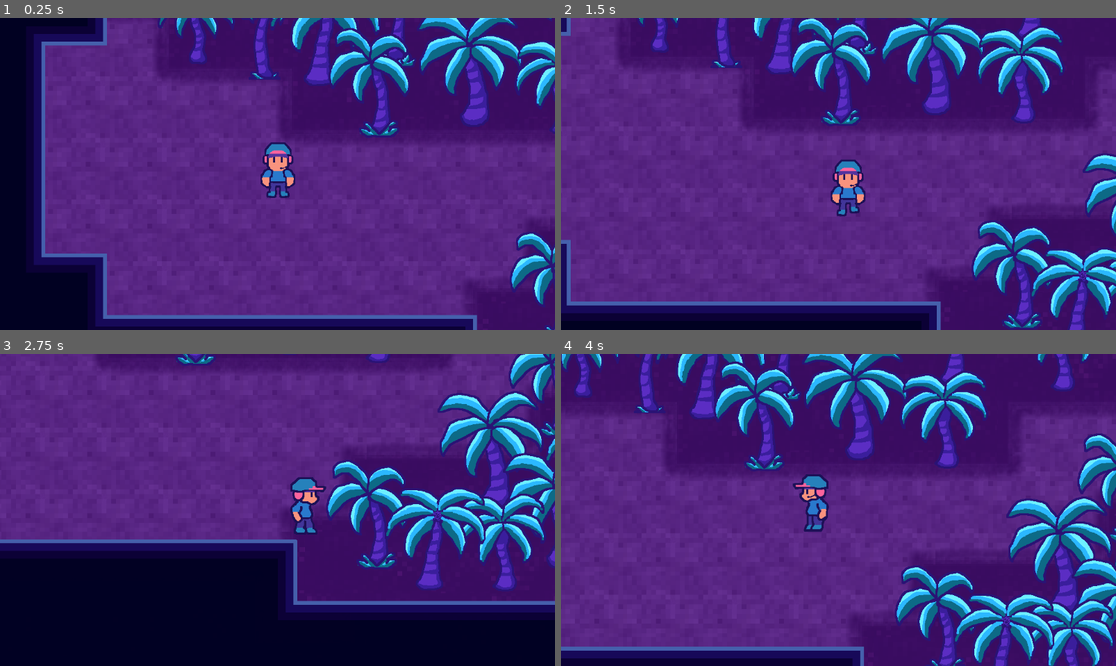
Above: before the commit, frames 1-4 (two rows, left to right).
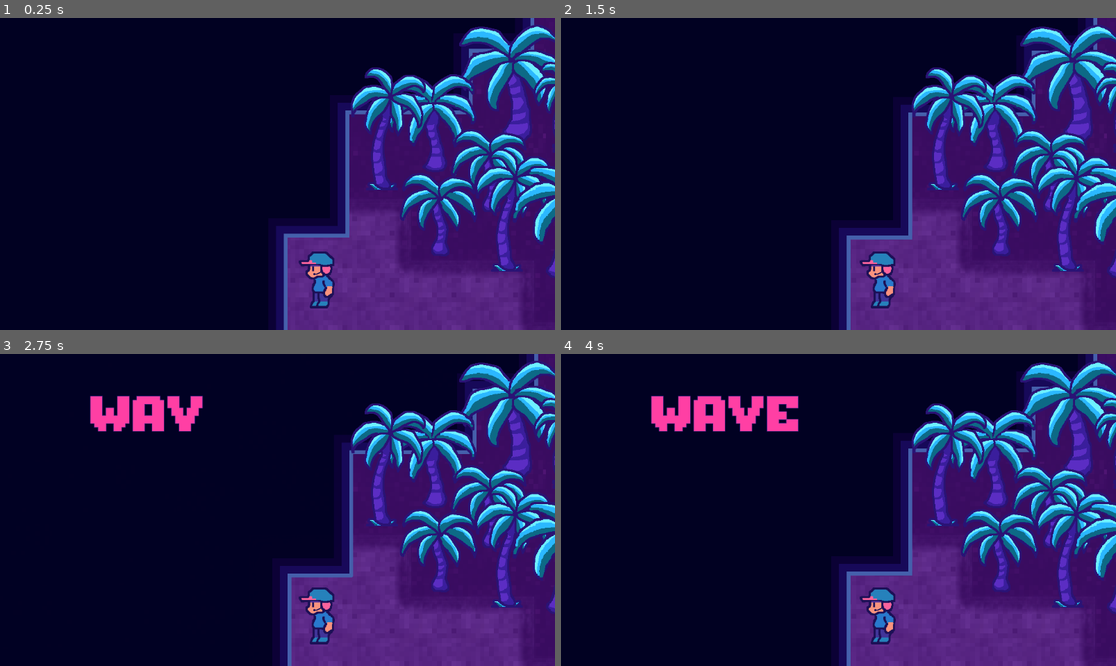
Above: after the commit, the same moments.

Repository: dougwhite/wave-length
Game: Godot game, scene res://scenes/game.tscn
Two runs of this game, one before a commit and one after it. Both use one fixed random seed, a clock stepped at 60 frames per second and the inputs below.
Inputs:
- Up to frame 1 (0.25 s): no input
- Up to frame 2 (1.5 s): tap Enter (ui_accept) at 0.5, 1.35 s; hold Right (move_right) 0.53-1.28 s; hold Enter (ui_accept) 0.53-1.28 s; hold S (move_down) from 1.28 s (still down)
- Up to frame 3 (2.75 s): tap Enter (ui_accept) at 1.52, 1.82 s; release S (move_down) at 2.03 s; hold Right (move_right) from 2.03 s (still down); hold Enter (ui_accept) from 2.03 s (still down)
- Up to frame 4 (4 s): release Right (move_right) at 2.78 s; release Enter (ui_accept) at 2.78 s; hold Up (move_up) 2.78-3.53 s; tap Enter (ui_accept) at 2.85, 3.02, 3.32 s; hold Left (move_left) from 3.53 s (still down); hold Enter (ui_accept) from 3.53 s (still down)

The runs differ from the first frame. In frame 1, 78% of the frame differs, in the area x 6-100%, y 0-100%; in frame 2, 87%; in frame 3, 73%; in frame 4, 91%, in the area x 0-100%, y 0-100%.

Commit message:
Added title screen and background music (.ogg not commited to git, awaiting licensee approval)

Diff:
--- /dev/null
+++ b/default_bus_layout.tres
@@ -0,0 +1,15 @@
+[gd_resource type="AudioBusLayout" format=3 uid="uid://ck2qfxydytio4"]
+
+[resource]
+bus/1/name = &"Background Music"
+bus/1/solo = false
+bus/1/mute = false
+bus/1/bypass_fx = false
+bus/1/volume_db = -2.9190547
+bus/1/send = &"Master"
+bus/2/name = &"Ambience"
+bus/2/solo = false
+bus/2/mute = false
+bus/2/bypass_fx = false
+bus/2/volume_db = -24.93886
+bus/2/send = &"Master"
--- a/scenes/game.tscn
+++ b/scenes/game.tscn
@@ -1,5 +1,6 @@
-[gd_scene load_steps=20 format=4 uid="uid://bitk03lsj4gwk"]
-
+[gd_scene load_steps=24 format=4 uid="uid://bitk03lsj4gwk"]
+
+[ext_resource type="Script" uid="uid://b2xb7jvmxlfok" path="res://scripts/game.gd" id="1_ca42v"]
 [ext_resource type="Texture2D" uid="uid://68ynldakbewt" path="res://art/tileset-water.png" id="1_uwrxv"]
 [ext_resource type="Texture2D" uid="uid://qn65kok013c8" path="res://art/tileset-sand.png" id="1_yqjtg"]
 [ext_resource type="Texture2D" uid="uid://c3lfi6o0ptylq" path="res://art/tileset-sand-path.png" id="2_dinhu"]
@@ -12,6 +13,9 @@
 [ext_resource type="PackedScene" uid="uid://6p7tluls4xk2" path="res://scenes/trees/tree6.tscn" id="9_vtaks"]
 [ext_resource type="PackedScene" uid="uid://cpj3orbqvdpt0" path="res://scenes/trees/tree7.tscn" id="10_kvpfn"]
 [ext_resource type="PackedScene" uid="uid://bl8fgawafljpl" path="res://scenes/trees/tree8.tscn" id="11_dinhu"]
+[ext_resource type="AudioStream" uid="uid://dssx28ig6jy5j" path="res://music/pizzadoggy.itch.io/Floating Dream.ogg" id="13_kvuet"]
+[ext_resource type="AudioStream" uid="uid://cs3iyof5qcfoy" path="res://music/ocean-min.mp3" id="15_ca42v"]
+[ext_resource type="PackedScene" uid="uid://5s53qigdv6r7" path="res://scenes/title.tscn" id="15_ir15t"]
 
 [sub_resource type="TileSetAtlasSource" id="TileSetAtlasSource_lnu2h"]
 texture = ExtResource("1_yqjtg")
@@ -1242,31 +1246,37 @@
 sources/4 = SubResource("TileSetAtlasSource_iywne")
 
 [node name="Game" type="Node2D"]
+script = ExtResource("1_ca42v")
 
 [node name="Background Tiles" type="TileMapLayer" parent="."]
 tile_map_data = PackedByteArray("AAAAAPz/AQACAAEAAAAAAP3/AQAAAAIAAAAAAP7/AQABAAEAAAAAAP//AQABAAMAAAAAAAAAAQACAAEAAAAAAA …(31296 unchanged characters)…
 tile_set = SubResource("TileSet_lbhrr")
+metadata/_edit_lock_ = true
 
 [node name="Sandy Path Tiles" type="TileMapLayer" parent="."]
 tile_map_data = PackedByteArray("AAACAAMAAAAKAAEAAAACAAIAAAAKAAEAAAABAAMAAAAKAAEAAAABAAIAAAAKAAEAAAABAAQAAAALAAMAAAAAAA …(5904 unchanged characters)…
 tile_set = SubResource("TileSet_trtic")
+metadata/_edit_lock_ = true
 
 [node name="Water Tiles" type="TileMapLayer" parent="."]
 tile_map_data = PackedByteArray("AAD9//j/AwAKAAEAAAD9//n/AwAKAAEAAAD9//r/AwAKAAEAAAD9//v/AwAKAAEAAAD9//z/AwAKAAEAAAD9// …(31616 unchanged characters)…
 tile_set = SubResource("TileSet_lnu2h")
+metadata/_edit_lock_ = true
 
 [node name="Objects" type="Node2D" parent="."]
 y_sort_enabled = true
 
 [node name="Player" parent="Objects" instance=ExtResource("3_lnu2h")]
-position = Vector2(587, 421)
+position = Vector2(173, 251)
 
 [node name="Camera2D" type="Camera2D" parent="Objects/Player"]
-position = Vector2(-1, -50)
+position = Vector2(-90, -279)
 position_smoothing_enabled = true
 
 [node name="Trees" type="Node2D" parent="Objects"]
 y_sort_enabled = true
+metadata/_edit_lock_ = true
+metadata/_edit_group_ = true
 
 [node name="Tree" parent="Objects/Trees" instance=ExtResource("4_lbhrr")]
 position = Vector2(670, 195)
@@ -1474,7 +1484,7 @@
 position = Vector2(1337, -2088)
 
 [node name="Tree68" parent="Objects/Trees" instance=ExtResource("5_u5sy4")]
-position = Vector2(1461, -1964)
+position = Vector2(1439, -2023)
 
 [node name="Tree69" parent="Objects/Trees" instance=ExtResource("5_u5sy4")]
 position = Vector2(1736, -2146)
@@ -1582,7 +1592,7 @@
 position = Vector2(1046, -1691)
 
 [node name="Tree104" parent="Objects/Trees" instance=ExtResource("6_gee14")]
-position = Vector2(1230, -1987)
+position = Vector2(1219, -2035)
 
 [node name="Tree105" parent="Objects/Trees" instance=ExtResource("6_gee14")]
 position = Vector2(1607, -2077)
@@ -1777,7 +1787,7 @@
 position = Vector2(3536, 408)
 
 [node name="Tree165" parent="Objects/Trees" instance=ExtResource("7_0tnpc")]
-position = Vector2(3775, 356)
+position = Vector2(3731, 394)
 
 [node name="Tree166" parent="Objects/Trees" instance=ExtResource("7_0tnpc")]
 position = Vector2(3894, -178)
@@ -1900,7 +1910,7 @@
 position = Vector2(2078, 636)
 
 [node name="Tree210" parent="Objects/Trees" instance=ExtResource("10_kvpfn")]
-position = Vector2(3677, 429)
+position = Vector2(3777, 529)
 
 [node name="Tree211" parent="Objects/Trees" instance=ExtResource("10_kvpfn")]
 position = Vector2(3946, -524)
@@ -1909,10 +1919,10 @@
 position = Vector2(3668, -1071)
 
 [node name="Tree213" parent="Objects/Trees" instance=ExtResource("10_kvpfn")]
-position = Vector2(3418, -1359)
+position = Vector2(3426, -1242)
 
 [node name="Tree214" parent="Objects/Trees" instance=ExtResource("10_kvpfn")]
-position = Vector2(3012, -1505)
+position = Vector2(2973, -1466)
 
 [node name="Tree215" parent="Objects/Trees" instance=ExtResource("10_kvpfn")]
 position = Vector2(2833, -1717)
@@ -1990,7 +2000,7 @@
 position = Vector2(3659, 98)
 
 [node name="Tree240" parent="Objects/Trees" instance=ExtResource("11_dinhu")]
-position = Vector2(3786, 386)
+position = Vector2(3847, 181)
 
 [node name="Tree241" parent="Objects/Trees" instance=ExtResource("11_dinhu")]
 position = Vector2(2810, 537)
@@ -2041,13 +2051,13 @@
 position = Vector2(3566, -1029)
 
 [node name="Tree257" parent="Objects/Trees" instance=ExtResource("11_dinhu")]
-position = Vector2(3934, -1057)
+position = Vector2(3945, -1000)
 
 [node name="Tree258" parent="Objects/Trees" instance=ExtResource("11_dinhu")]
 position = Vector2(2057, -2137)
 
 [node name="Tree259" parent="Objects/Trees" instance=ExtResource("11_dinhu")]
-position = Vector2(1850, -2278)
+position = Vector2(1853, -2252)
 
 [node name="Tree260" parent="Objects/Trees" instance=ExtResource("11_dinhu")]
 position = Vector2(1308, -2273)
@@ -2075,3 +2085,24 @@
 
 [node name="Tree268" parent="Objects/Trees" instance=ExtResource("11_dinhu")]
 position = Vector2(1568, -748)
+
+[node name="Audio" type="Node" parent="."]
+
+[node name="Background Music" type="AudioStreamPlayer" parent="Audio"]
+stream = ExtResource("13_kvuet")
+autoplay = true
+bus = &"Background Music"
+
+[node name="OceanWaves" type="AudioStreamPlayer" parent="Audio"]
+stream = ExtResource("15_ca42v")
+autoplay = true
+bus = &"Ambience"
+
+[node name="Title" parent="." instance=ExtResource("15_ir15t")]
+offset_left = -308.0
+offset_top = -291.0
+offset_right = -268.0
+offset_bottom = -251.0
+force_cinematic = true
+
+[connection signal="start_game" from="Title" to="." method="_on_title_start_game"]
--- a/scenes/player.tscn
+++ b/scenes/player.tscn
@@ -1,7 +1,7 @@
 [gd_scene load_steps=53 format=3 uid="uid://6qbwqkaei480"]
 
 [ext_resource type="Texture2D" uid="uid://cjvcw2s5oykwu" path="res://art/harry.png" id="1_3vyb7"]
-[ext_resource type="Script" uid="uid://85pb6qh8oce0" path="res://scenes/player.gd" id="1_g2els"]
+[ext_resource type="Script" uid="uid://85pb6qh8oce0" path="res://scripts/player.gd" id="1_g2els"]
 
 [sub_resource type="AtlasTexture" id="AtlasTexture_g2els"]
 atlas = ExtResource("1_3vyb7")
@@ -392,9 +392,8 @@
 
 [node name="AnimatedSprite2D" type="AnimatedSprite2D" parent="."]
 sprite_frames = SubResource("SpriteFrames_tuyoq")
-animation = &"walk_left"
-autoplay = "idle_down"
-frame_progress = 0.61326355
+animation = &"idle_left"
+autoplay = "idle_left"
 offset = Vector2(0, -60)
 
 [node name="CollisionShape2D" type="CollisionShape2D" parent="."]
--- /dev/null
+++ b/scenes/title.tscn
@@ -0,0 +1,65 @@
+[gd_scene load_steps=5 format=3 uid="uid://5s53qigdv6r7"]
+
+[ext_resource type="FontFile" uid="uid://m5i6ula2m2pt" path="res://fonts/nimblebeastscollective.itch.io/KarenFat.ttf" id="1_p6dhs"]
+[ext_resource type="Script" uid="uid://dxq5bsvl07654" path="res://scripts/title.gd" id="1_pyl7j"]
+[ext_resource type="FontFile" uid="uid://djanuc3wln34u" path="res://fonts/nimblebeastscollective.itch.io/TinyUnicode.ttf" id="2_pyl7j"]
+[ext_resource type="FontFile" uid="uid://bflvrjrnrrjgu" path="res://fonts/nimblebeastscollective.itch.io/Habbo.ttf" id="3_b3w7a"]
+
+[node name="Title" type="Control"]
+layout_mode = 3
+anchors_preset = 0
+offset_right = 40.0
+offset_bottom = 40.0
+script = ExtResource("1_pyl7j")
+
+[node name="WAVE" type="Label" parent="."]
+layout_mode = 0
+offset_left = 3.0
+offset_top = 3.0
+offset_right = 315.0
+offset_bottom = 131.0
+theme_override_colors/font_color = Color(1, 0.24705882, 0.6431373, 1)
+theme_override_colors/font_outline_color = Color(0.22745098, 0.11372549, 0.45882353, 1)
+theme_override_constants/outline_size = 5
+theme_override_fonts/font = ExtResource("1_p6dhs")
+theme_override_font_sizes/font_size = 128
+text = "WAVE"
+
+[node name="slash" type="Label" parent="."]
+layout_mode = 0
+offset_left = 315.0
+offset_top = 11.0
+offset_right = 364.0
+offset_bottom = 123.0
+theme_override_colors/font_color = Color(1, 0.6392157, 0.42352942, 1)
+theme_override_colors/font_outline_color = Color(0.16470589, 0.07450981, 0.34901962, 1)
+theme_override_constants/outline_size = 5
+theme_override_fonts/font = ExtResource("1_p6dhs")
+theme_override_font_sizes/font_size = 112
+text = "/"
+
+[node name="LENGTH" type="Label" parent="."]
+layout_mode = 0
+offset_left = 8.0
+offset_top = 46.0
+offset_right = 346.0
+offset_bottom = 205.0
+theme_override_colors/font_color = Color(0.16862746, 0.72156864, 1, 1)
+theme_override_colors/font_outline_color = Color(0.050980393, 0.41568628, 0.5254902, 1)
+theme_override_constants/outline_size = 5
+theme_override_fonts/font = ExtResource("2_pyl7j")
+theme_override_font_sizes/font_size = 200
+text = "LENGTH"
+
+[node name="prompt" type="Label" parent="."]
+layout_mode = 0
+offset_left = 46.0
+offset_top = 278.0
+offset_right = 295.0
+offset_bottom = 306.0
+theme_override_colors/font_color = Color(1, 0.6392157, 0.42352942, 1)
+theme_override_colors/font_outline_color = Color(0.050980393, 0.41568628, 0.5254902, 1)
+theme_override_constants/outline_size = 5
+theme_override_fonts/font = ExtResource("3_b3w7a")
+theme_override_font_sizes/font_size = 32
+text = "[ PRESS SPACE TO BEGIN ]"
--- /dev/null
+++ b/scripts/game.gd
@@ -0,0 +1,22 @@
+extends Node2D
+
+@onready var player = $Objects/Player
+@onready var camera_2d = $Objects/Player/Camera2D
+@onready var title = $Title
+
+func _ready():
+	# Disable the player input when we first get into the game
+	player.input_enabled = false
+
+# On Title node releasing / fading out, we can start the game
+func _on_title_start_game() -> void:
+
+	# Create a tween for the camera position to center it on the player
+	var tween = create_tween()
+	tween.tween_property(camera_2d, "position", Vector2(0, -64.0), 1.0) \
+			.set_trans(Tween.TRANS_SINE) \
+			.set_ease(Tween.EASE_OUT)
+	await tween.finished
+
+	# Re-enable player input
+	player.input_enabled = true
--- a/scenes/player.gd
+++ b/scripts/player.gd
@@ -1,11 +1,16 @@
 extends CharacterBody2D
+
+var input_enabled = false
 
 @onready var animated_sprite = $AnimatedSprite2D
 
 const SPEED = 300.0
-var last_dir = 2 	# 0 - right, 1 - left, 2 - down, 3 - up
+var last_dir = 1 	# 0 - right, 1 - left, 2 - down, 3 - up
 
 func _physics_process(_delta):
+
+	if not input_enabled:
+		return;
 
 	var direction = Input.get_axis("move_left", "move_right")
 	if direction:
--- /dev/null
+++ b/scripts/title.gd
@@ -0,0 +1,101 @@
+extends Control
+
+signal start_game  # emit when the fade out finishes
+
+@export var force_cinematic: bool = false
+
+@onready var wave_label = $WAVE
+@onready var slash_label = $slash
+@onready var length_label = $LENGTH
+@onready var prompt_label = $"prompt"
+
+var _labels : Array[Label]
+var _state = 0      # 0 = intro, 1 = idle, 2 = outro
+
+const INITIAL_DELAY = 2
+const DELAY_BETWEEN = 1
+const FADE_IN_TIME = 4
+const FADE_OUT_TIME = .2
+const TIME_PER_CHAR = .25
+
+func _ready():
+	# prep the labels array
+	_labels = [wave_label, slash_label, length_label, prompt_label]
+
+	if OS.is_debug_build() and not force_cinematic:
+		fade_out_and_start()
+		return
+
+	# set all the labels to invisible
+	for l in _labels:
+		# The prompt label fades in, the other labels "type" in
+		if l == prompt_label:
+			l.modulate.a = 0.0
+		else:
+			l.visible_ratio = 0.0
+
+	# start the fade in
+	fade_in_sequence()
+
+func fade_in_sequence() -> void:
+	# make sure everything is ready
+	await get_tree().process_frame
+
+	# Initial pause to let the music drop
+	await get_tree().create_timer(INITIAL_DELAY).timeout
+
+	# Loop through each of the labels
+	for l in _labels:
+		# Figure out how long we need to take to fade in
+		var fade_in = l.text.length() * TIME_PER_CHAR
+
+		# Create an asyncronous tween on alpha and wait for it to finish
+		var tween = create_tween()
+
+		# The prompt label fades in, the other labels "type" in
+		if l == prompt_label:
+			tween.tween_property(l, "modulate:a", 1.0, FADE_IN_TIME) \
+			.set_trans(Tween.TRANS_SINE) \
+			.set_ease(Tween.EASE_IN)
+		else:
+			tween.tween_property(l, "visible_ratio", 1.0, fade_in)
+
+		# Wait for the tween to finish before continuing
+		await tween.finished
+
+		# Pause before next label
+		await get_tree().create_timer(DELAY_BETWEEN).timeout
+
+	# Switch state to idle
+	_state = 1
+
+func _unhandled_input(event) -> void:
+	# If we aren't awaiting a keypress (idle), then do nothing
+	if _state != 1:
+		return
+
+	# If ui_accept (space/enter) is pressed, start the game
+	if event.is_action_pressed("ui_accept"):
+		_state = 2
+		fade_out_and_start()
+		# Let the viewport know we've handled this input
+		get_viewport().set_input_as_handled()
+
+func fade_out_and_start() -> void:
+	# Create a single tween
+	var tween = create_tween()
+
+	# Use the same tween to fade out all labels
+	for l in _labels:
+		tween.tween_property(l, "modulate:a", 0.0, FADE_OUT_TIME) \
+			.set_trans(Tween.TRANS_SINE) \
+			.set_ease(Tween.EASE_IN)
+
+	# Async await for the tween to complete
+	await tween.finished
+
+	# Let the player know he's good to go
+	emit_signal("start_game")
+
+	# remove ourself from the scene
+	queue_free()
Not shown, added: music/pizzadoggy.itch.io/Floating Dream.ogg.import
Not shown, added: scripts/game.gd.uid
Renamed: scenes/player.gd.uid -> scripts/player.gd.uid
Not shown, added: scripts/title.gd.uid
